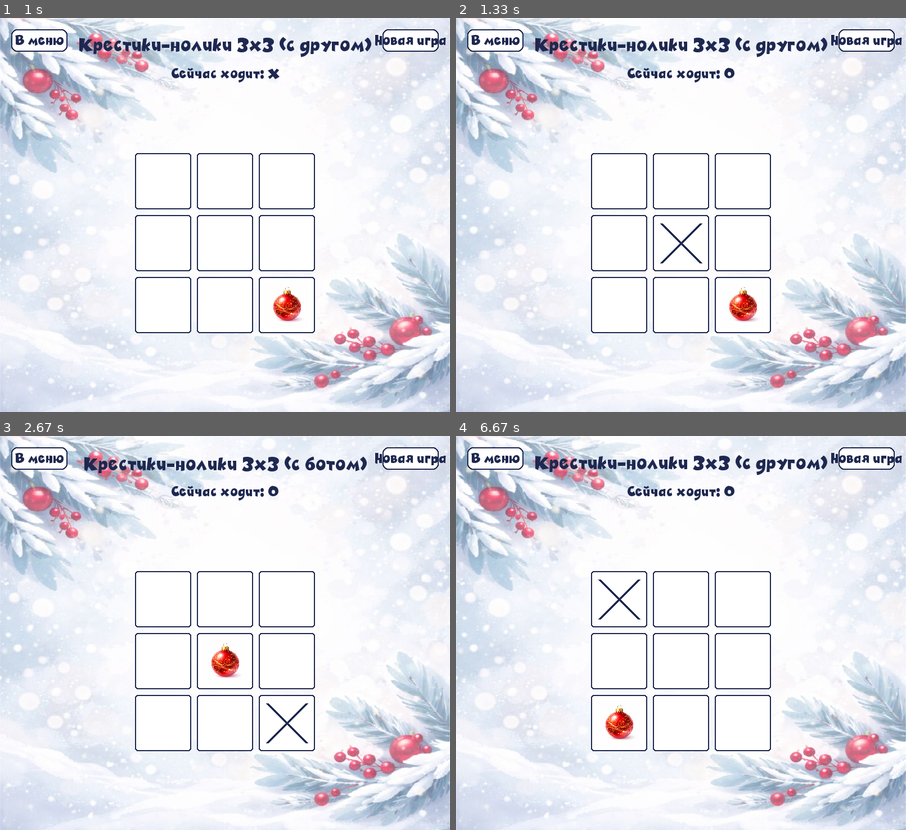
Above: before the commit, frames 1-4 (two rows, left to right).
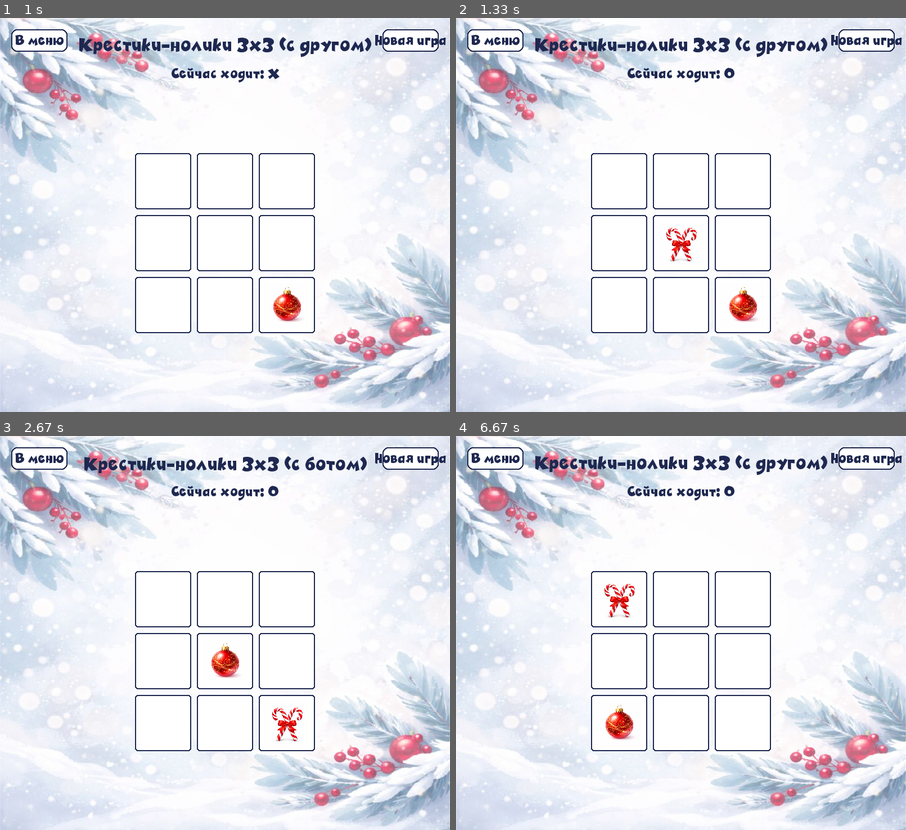
Above: after the commit, the same moments.

Repository: MichaelEvdoshenko/final_project
Game: pygame game, started from run.py
Two runs of this game, one before a commit and one after it. Both use one fixed random seed, a clock stepped at 60 frames per second and the inputs below.
Inputs (mouse positions are in pixels of both pictures, inside the frame that each line leads up to):
- Up to frame 1 (1 s): click (225, 215) at 0.38 s; click (270, 301) at 0.72 s
- Up to frame 2 (1.33 s): click (681, 242) at 1.05 s
- Up to frame 3 (2.67 s): click "В меню" at 1.38 s; click "Играть с ботом" at 1.72 s; click (229, 676) at 2.05 s; click (396, 782) at 2.38 s
- Up to frame 4 (6.67 s): click "В меню" at 2.72 s; click (510, 546) at 3.05 s; click (613, 751) at 3.38 s; click (550, 558) at 4.22 s; click (699, 617) at 4.55 s; click (582, 562) at 4.88 s; click (613, 747) at 5.22 s; click (636, 617) at 6.55 s

Frame 1 is identical in both runs. In frame 2, 0.3% of the frame differs, in the area x 45-55%, y 52-63%; in frame 3, 0.3%; in frame 4, 0.3%.

Commit message:
changed crosses

Diff:
--- a/src/ui/renderer.py
+++ b/src/ui/renderer.py
@@ -11,13 +11,10 @@
         self.label_font = pygame.font.Font("assets/Zubilo.otf", 25)
 
         try:
-            sup_arg = pygame.image.load("assets/ring2.png")
-            fallback_original = sup_arg.convert_alpha()
-            self.fallback_image: Optional[pygame.Surface] = (
-                pygame.transform.scale(fallback_original, (80, 80))
-            )
+            candy_original = pygame.image.load("assets/candy.png").convert_alpha()
+            self.candy_image = pygame.transform.scale(candy_original, (80, 80))
         except FileNotFoundError:
-            self.fallback_image = None
+            self.candy_image = None
 
         try:
             bg_original = pygame.image.load("assets/main_back.png")
@@ -178,27 +175,15 @@
                 if cell_value != " ":
                     color_value = (30, 40, 80)
                     line_width = 5
+                    center_x = x + CELL_SIZE // 2
+                    center_y = y + CELL_SIZE // 2
 
-                    if cell_value == "X":
-                        offset = 15
-                        pygame.draw.line(
-                            self.screen,
-                            color_value,
-                            (x + offset, y + offset),
-                            (x + CELL_SIZE - offset, y + CELL_SIZE - offset),
-                            line_width,
-                        )
-                        pygame.draw.line(
-                            self.screen,
-                            color_value,
-                            (x + CELL_SIZE - offset, y + offset),
-                            (x + offset, y + CELL_SIZE - offset),
-                            line_width,
-                        )
+                    if cell_value == 'X':
+                        if self.candy_image:
+                            rect = self.candy_image.get_rect(center=(center_x, center_y))
+                            self.screen.blit(self.candy_image, rect)
+
                     else:
-                        center_x = x + CELL_SIZE // 2
-                        center_y = y + CELL_SIZE // 2
-
                         idx = game_interface.o_skins[row][col]
                         if idx is not None and self.ball_images:
                             img = self.ball_images[idx % len(self.ball_images)]
Binary file added: assets/candy.png
